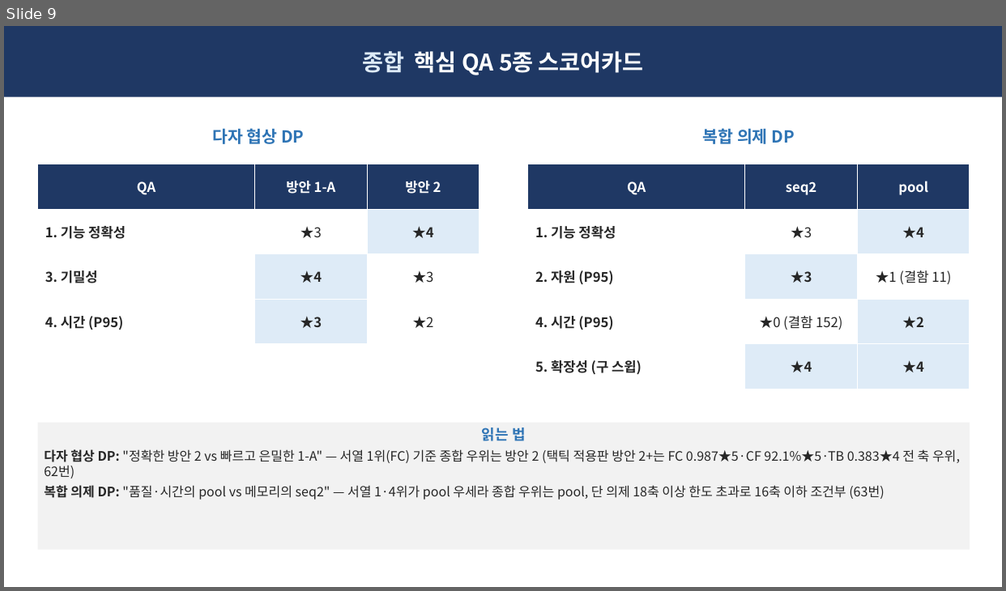
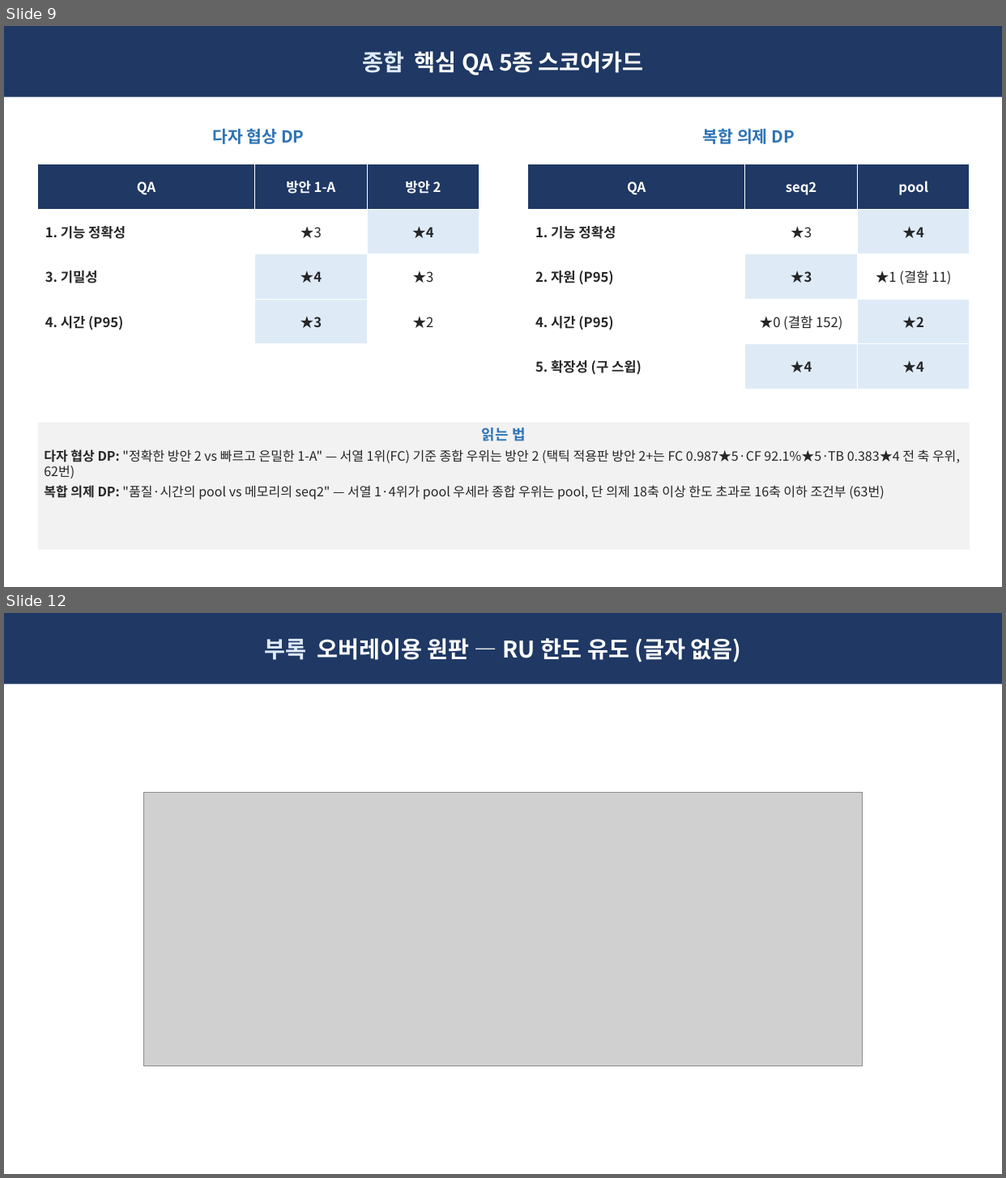
Before and after one commit to Sunwoo-Nam/architect-teamproject, a slide deck: docs/changbae/61-핵심QA-5종-임원-브리핑.pptx. Shown one above the other, each under a label of ours: slide 9 before the commit, slides 9 and 12 after it; the slides between them are not shown. The pictures are 1006x591 and 1006x1178 pixels, drawn with LibreOffice and Linux fonts; fonts in the diff are those of the drawing; grey boxes stand for pictures. Boxes give left, top, right and bottom in pixels: in the first picture for what was removed or moved away, otherwise in the second. Text is boxed around its words. In the diff, an @@ line names an element or a change of style, - is before the commit and + after.

```diff
--- a/docs/changbae/61-핵심QA-5종-임원-브리핑.pptx
+++ b/docs/changbae/61-핵심QA-5종-임원-브리핑.pptx
@@ slide 12 added at box(4, 613, 1002, 1174), background #FFFFFF @@
@@ rectangle added at box(4, 613, 1002, 684), fill #1F3864, 22 pt, text #FFFFFF, bold @@
+부록 오버레이용 원판 — RU 한도 유도 (글자 없음)
@@ picture added at box(144, 793, 863, 1066) @@
```
Also in this commit, not shown: 4 other slides added, 10 other files.
